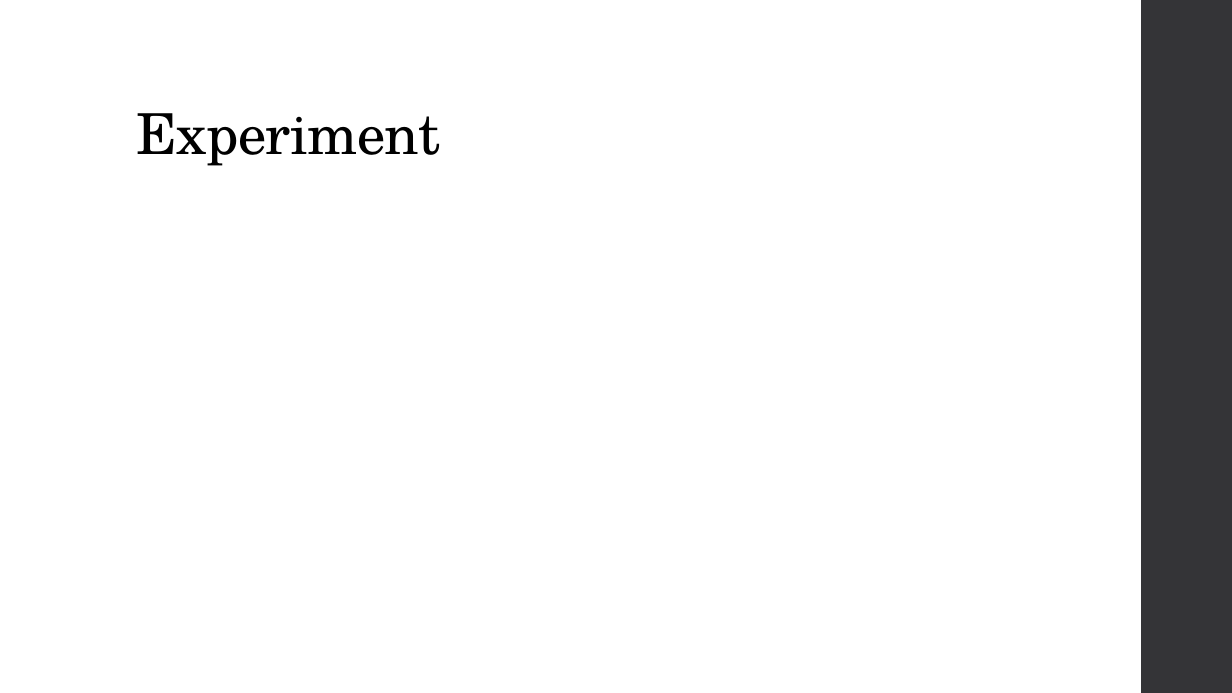
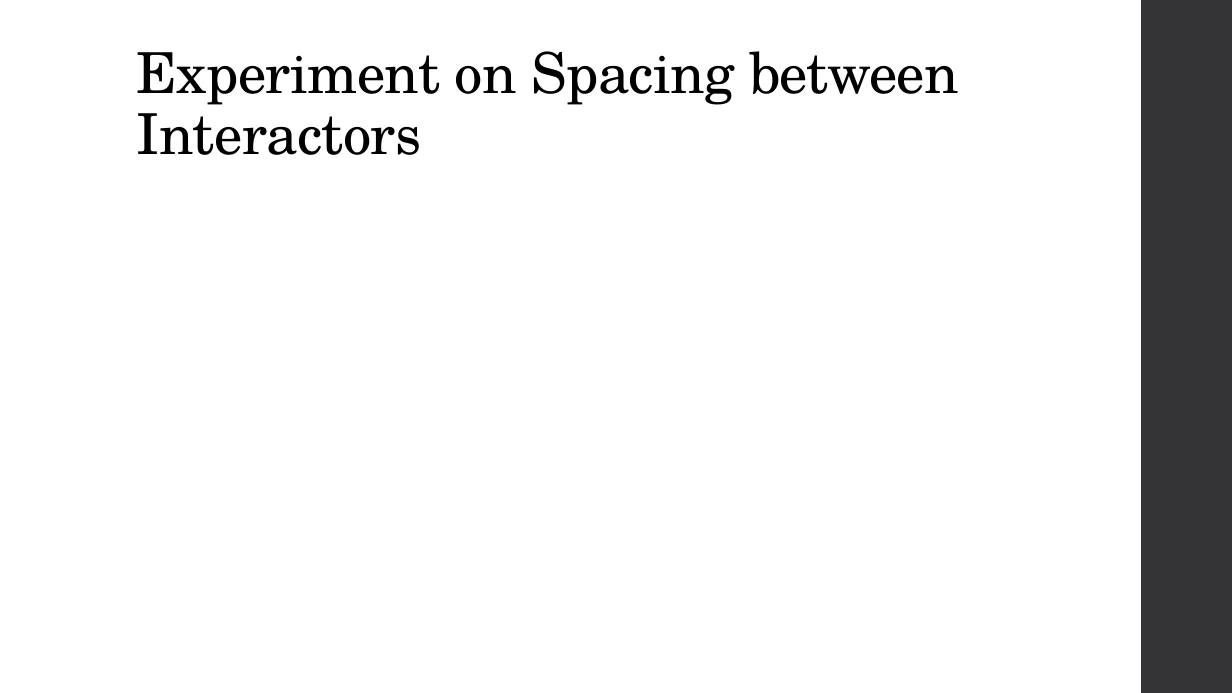
Before and after one commit to diederichk/StepCounter, a slide deck: slide 14 of MidtermPresentation/MidtermPresentation.pptx. Drawn at 1232x693 pixels with LibreOffice and Linux fonts; fonts in the diff are those of the drawing. Boxes give left, top, right and bottom in pixels: in the first picture for what was removed or moved away, otherwise in the second. Text is boxed around its words. In the diff, an @@ line names an element or a change of style, - is before the commit and + after.

Commit message:
Additional presentation updates

```diff
--- a/MidtermPresentation/MidtermPresentation.pptx
+++ b/MidtermPresentation/MidtermPresentation.pptx
@@ title at (137,51,959,155): text changed @@
-Experiment
+Experiment on Spacing between Interactors
```
